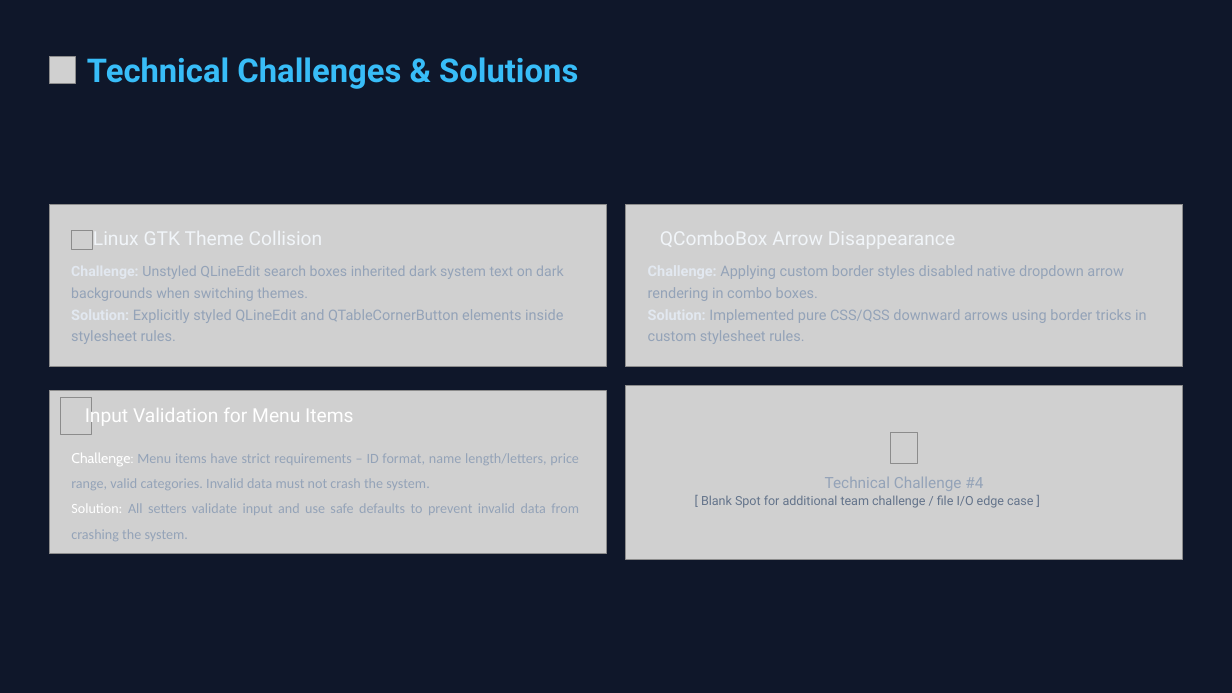
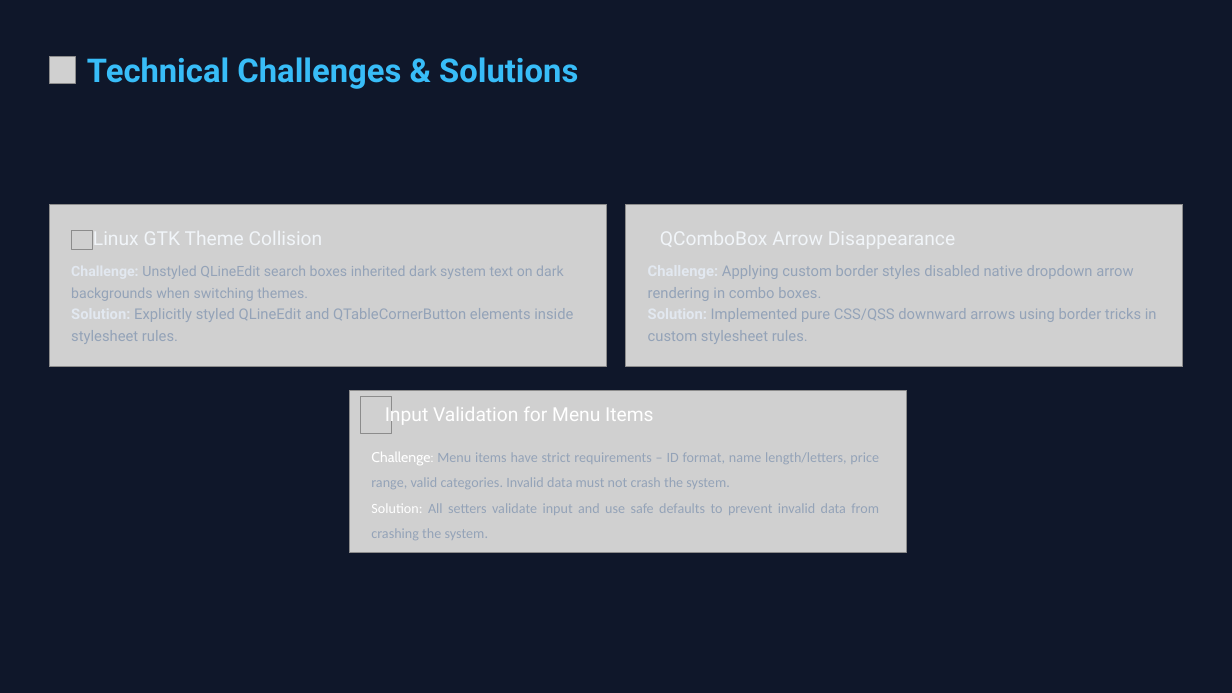
Before and after one commit to Alhan007bts/Restaurant-Billing-Project, a slide deck: slide 10 of docs/BiteKing POS Presentation.pptx. Drawn at 1232x693 pixels with LibreOffice and Linux fonts; fonts in the diff are those of the drawing; grey boxes stand for pictures; background and template pictures are left out. Boxes give left, top, right and bottom in pixels: in the first picture for what was removed or moved away, otherwise in the second. Text is boxed around its words. In the diff, an @@ line names an element or a change of style, - is before the commit and + after.

```diff
--- a/docs/BiteKing POS Presentation.pptx
+++ b/docs/BiteKing POS Presentation.pptx
@@ size 11.2 to 11.5 pt in 3 elements at [71,308,573,344], [648,265,1133,301], [648,308,1157,344] @@
@@ picture removed at [626,386,1183,560] @@
@@ picture removed at [61,397,92,434] @@
@@ picture added at [360,396,392,433] @@
@@ 2 texts, 1 picture: place and size @@
-2 texts, 1 picture at [49,391,606,554]
+2 texts, 1 picture at [349,390,907,553]
@@ picture removed at [891,433,918,463] @@
@@ text removed at [825,477,983,491] @@
-Technical Challenge #4
@@ text removed at [701,495,1033,508] @@
-[ Blank Spot for additional team challenge / file I/O edge case ]
```
Also in this commit, not shown: 10 other slides changed, 3 other files.
